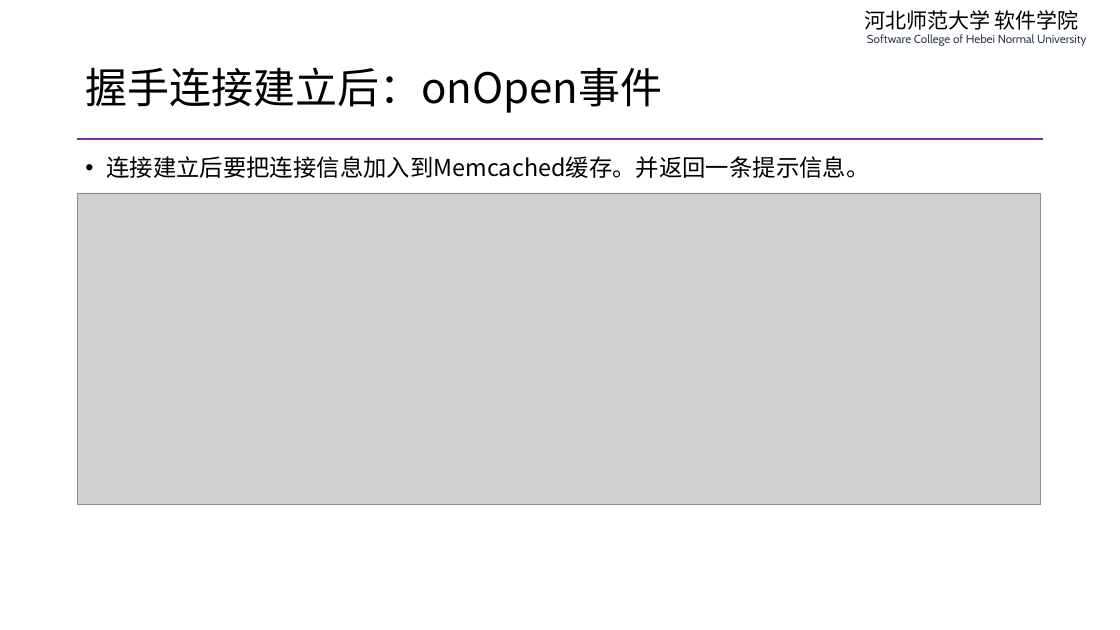
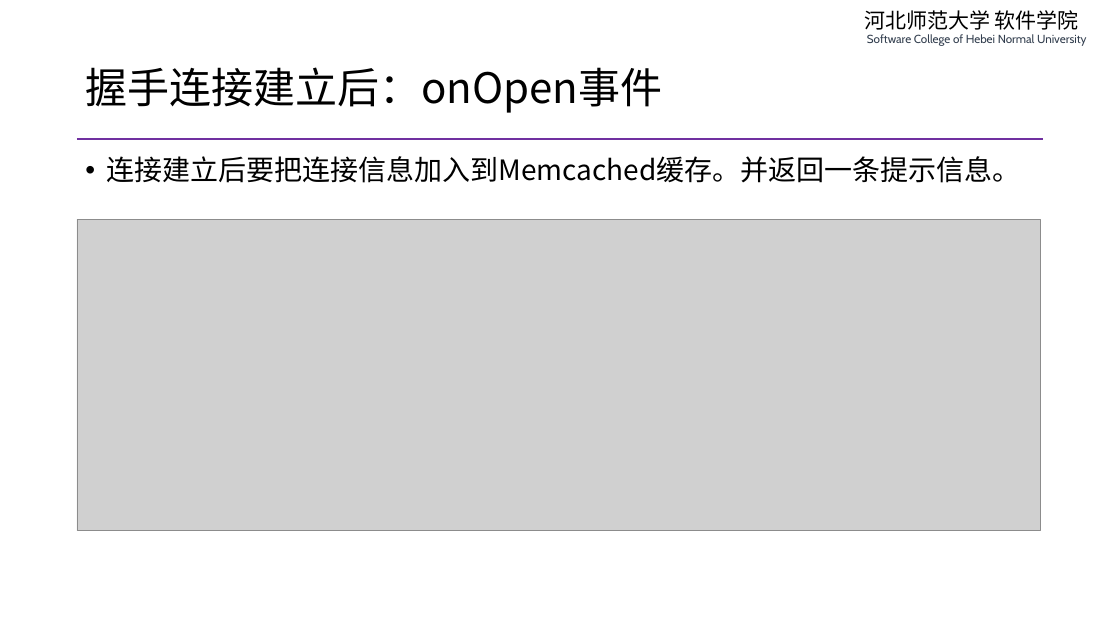
Before and after one commit to edu2act/course-php-serverside-development-on-linux, a slide deck: slide 7 of materials/slides/ch10-swoole-message-server.pptx. Drawn at 1120x630 pixels with LibreOffice and Linux fonts; fonts in the diff are those of the drawing; grey boxes stand for pictures. Boxes give left, top, right and bottom in pixels: in the first picture for what was removed or moved away, otherwise in the second. Text is boxed around its words. In the diff, an @@ line names an element or a change of style, - is before the commit and + after.

```diff
--- a/materials/slides/ch10-swoole-message-server.pptx
+++ b/materials/slides/ch10-swoole-message-server.pptx
@@ text "连接建立后要把连接信息加入到Memcached缓存。并返回一条提示信息。" at (106,156,1020,183): size 20 to 24 pt @@
@@ picture: place and size @@
-picture at (77,193,1041,505)
+picture at (77,219,1041,531)
```
Also in this commit, not shown: 9 other slides changed, 1 slide added, 3 other files.
